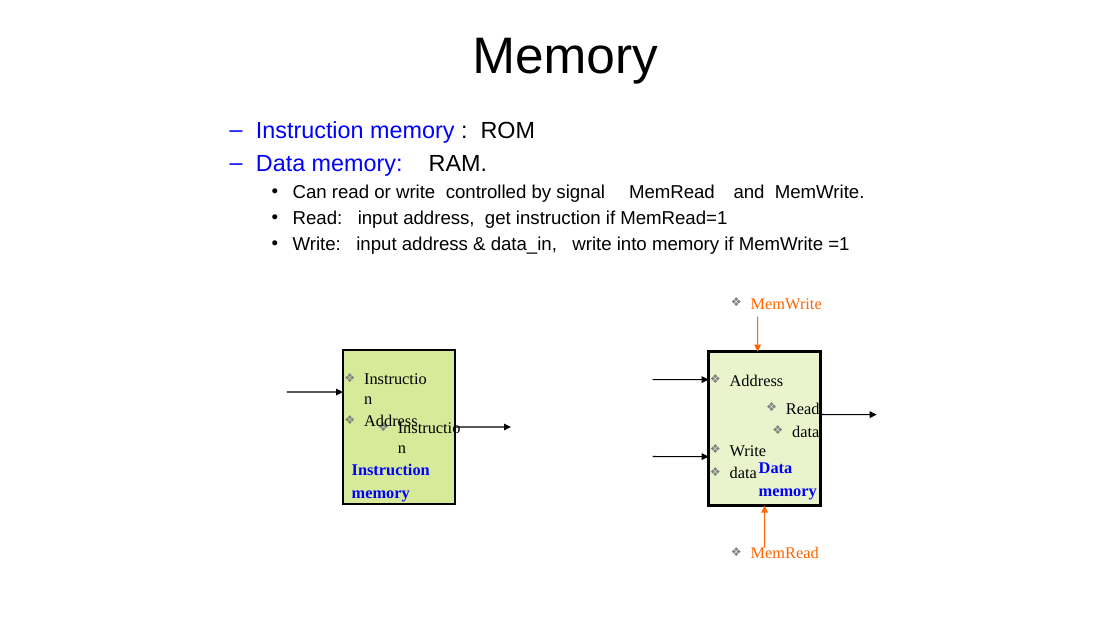
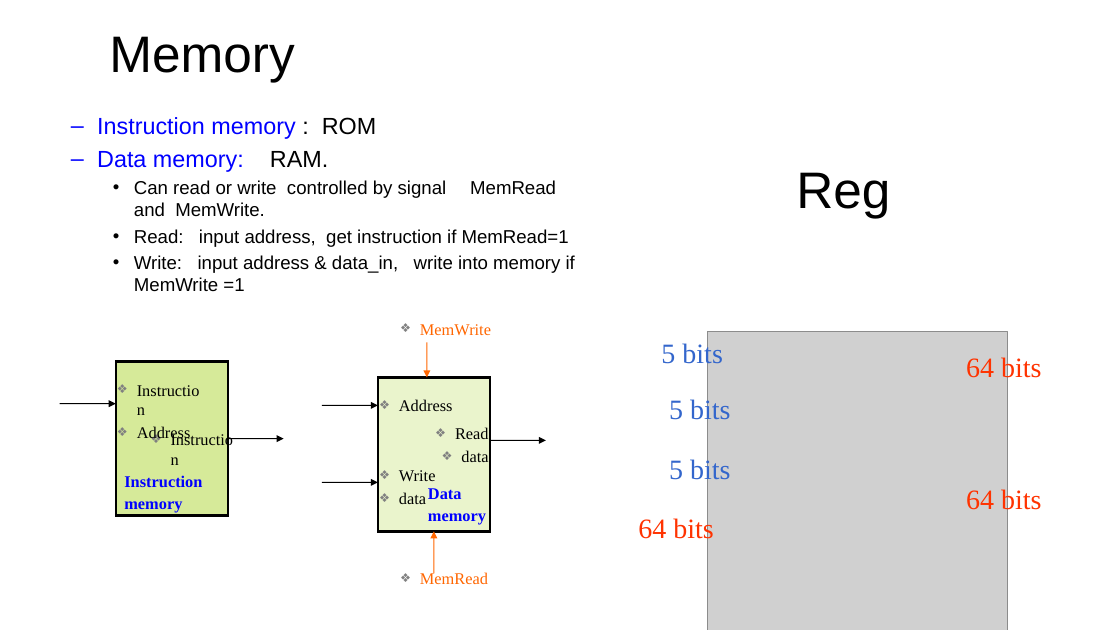
Before and after one commit to weichow23/zju_course, a slide deck: slide 3 of 计算机组成/复习ppt/[x] 4_1 单周期CPU.pptx (slide 5 before the commit). Drawn at 1120x630 pixels with LibreOffice and Linux fonts; fonts in the diff are those of the drawing; grey boxes stand for pictures. Boxes give left, top, right and bottom in pixels: in the first picture for what was removed or moved away, otherwise in the second. Text is boxed around its words. In the diff, an @@ line names an element or a change of style, - is before the commit and + after.

```diff
--- a/计算机组成/复习ppt/[x] 4_1 单周期CPU.pptx
+++ b/计算机组成/复习ppt/[x] 4_1 单周期CPU.pptx
@@ title "Memory": place and size @@
-title "Memory" at box(472, 37, 657, 83)
+title "Memory" at box(109, 36, 294, 82)
@@ text "Instruction memory : ROM" rewrapped from box(256, 121, 865, 254) to box(97, 117, 575, 273) @@
@@ text added at box(796, 172, 890, 218), 44 pt, text #000000 @@
+Reg
@@ 6 texts, 5 arrows, 1 rectangle: place and size @@
-6 texts, 5 arrows, 1 rectangle at box(653, 298, 877, 558)
+6 texts, 5 arrows, 1 rectangle at box(322, 324, 546, 584)
@@ text "Instruction": place and size @@
-text "Instruction" at box(364, 414, 418, 430)
+text "Instruction" at box(137, 426, 191, 442)
@@ 2 arrows, 1 text, 1 rectangle: place and size @@
-2 arrows, 1 text, 1 rectangle at box(287, 350, 511, 504)
+2 arrows, 1 text, 1 rectangle at box(60, 362, 284, 516)
@@ text "Instruction": place and size @@
-text "Instruction" at box(352, 463, 430, 502)
+text "Instruction" at box(124, 475, 202, 513)
@@ group added at box(638, 332, 1041, 630): 6 texts, 1 picture @@
+5 bits
+5 bits
+5 bits
+64 bits
+64 bits
+64 bits
```
Also in this commit, not shown: 1 other slide changed, 3 slides removed, 9 other files.
